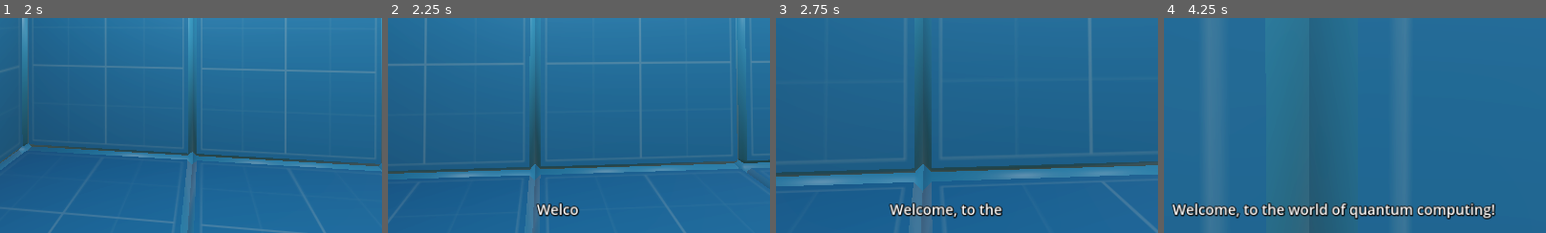
Above: before the commit, frames 1-4 (left to right).
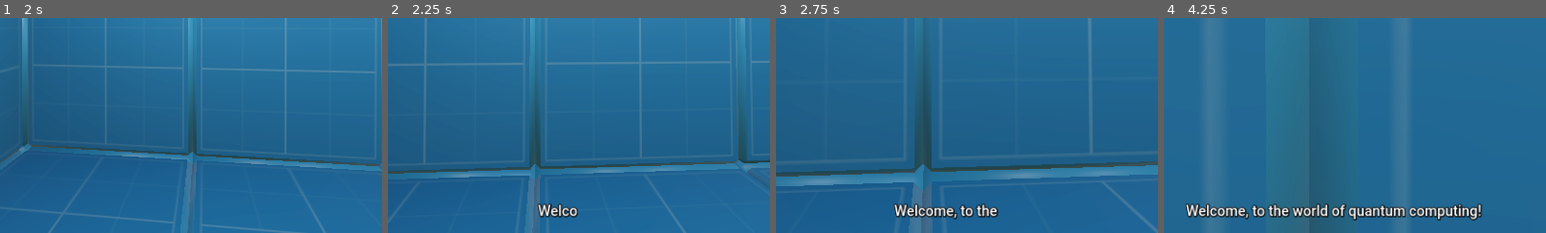
Above: after the commit, the same moments.

Repository: tdejong00/qugame
Game: Godot game, scene res://scenes/levels/tutorial/tutorial.tscn
Same seed, same stepped clock (60 frames per second), same inputs: the game is played once before the commit and once after it.
Inputs (mouse positions are % of the whole screen's width and height, from its top left):
- Up to frame 1 (2 s): tap Enter (ui_accept) at 0.5 s; move the mouse to (55, 50) at 0.52 s; hold W (move_up) from 0.53 s (still down); tap F (interact) at 0.6 s; tap Space (jump) at 0.77, 1.52 s; move the mouse to (45, 50) at 1.27 s; tap Shift (sprint) at 1.35 s
- Up to frame 2 (2.25 s): keep holding W (move_up); move the mouse to (52, 48) at 2.02 s; tap F (interact) at 2.1 s
- Up to frame 3 (2.75 s): keep holding W (move_up)
- Up to frame 4 (4.25 s): keep holding W (move_up); move the mouse to (49, 52) at 2.77 s; tap Shift (sprint) at 2.85 s; tap Space (jump) at 3.02, 3.77 s; move the mouse to (57, 51) at 3.52 s; tap F (interact) at 3.6 s
The pictures show only the part of the screen within x 28-78%, y 50-100%; the shares and areas given below are measured in that part.

Frame 1 is identical in both runs. In frame 2, 0.5% of the frame differs, in the area x 38-51%, y 85-93%; in frame 3, 1.4%; in frame 4, 4.3%, in the area x 2-87%, y 85-95%.

Commit message:
Add custom font

Diff:
--- a/assets/label_settings.tres
+++ /dev/null
@@ -1,8 +0,0 @@
-[gd_resource type="LabelSettings" format=3 uid="uid://dtgshah47i6kl"]
-
-[resource]
-font_size = 36
-outline_size = 6
-outline_color = Color(0, 0, 0, 1)
-shadow_size = 6
-shadow_color = Color(0, 0, 0, 1)
--- /dev/null
+++ b/assets/label_settings/default.tres
@@ -0,0 +1,11 @@
+[gd_resource type="LabelSettings" load_steps=2 format=3 uid="uid://dtgshah47i6kl"]
+
+[ext_resource type="FontFile" uid="uid://d0255d1mb1ym6" path="res://assets/fonts/Roboto-Medium.ttf" id="1_d5co0"]
+
+[resource]
+font = ExtResource("1_d5co0")
+font_size = 36
+outline_size = 6
+outline_color = Color(0, 0, 0, 1)
+shadow_size = 6
+shadow_color = Color(0, 0, 0, 1)
--- a/scenes/user_interface/user_interface.tscn
+++ b/scenes/user_interface/user_interface.tscn
@@ -1,7 +1,7 @@
 [gd_scene load_steps=7 format=3 uid="uid://5ye6f6br2bts"]
 
 [ext_resource type="Script" path="res://scenes/user_interface/user_interface.gd" id="1_w7rwt"]
-[ext_resource type="LabelSettings" uid="uid://dtgshah47i6kl" path="res://assets/label_settings.tres" id="2_s4hw2"]
+[ext_resource type="LabelSettings" uid="uid://dtgshah47i6kl" path="res://assets/label_settings/default.tres" id="2_s4hw2"]
 
 [sub_resource type="Animation" id="Animation_aeeye"]
 length = 0.001
Binary file added: assets/fonts/Roboto-Medium.ttf
Not shown, added: assets/fonts/Roboto-Medium.ttf.import
